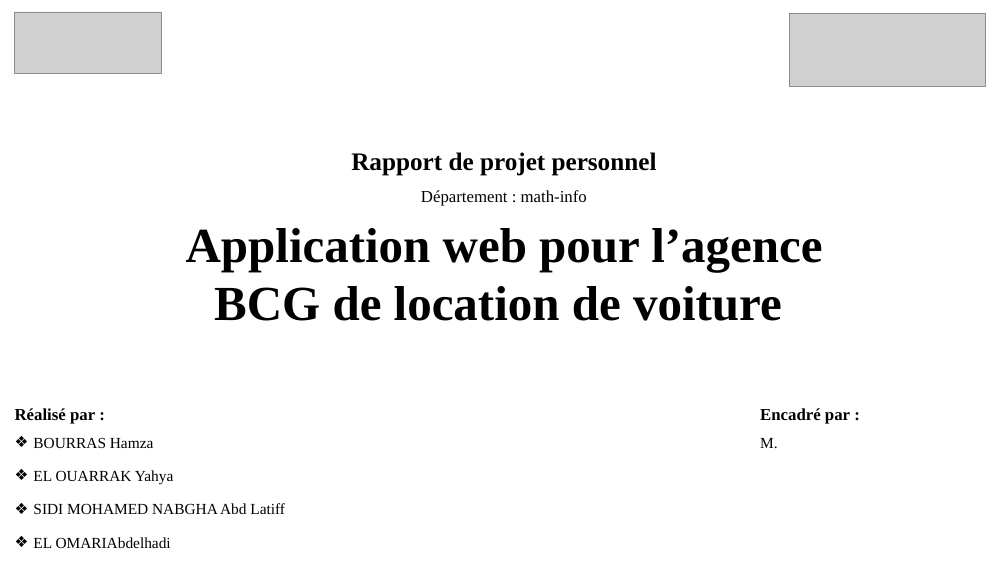
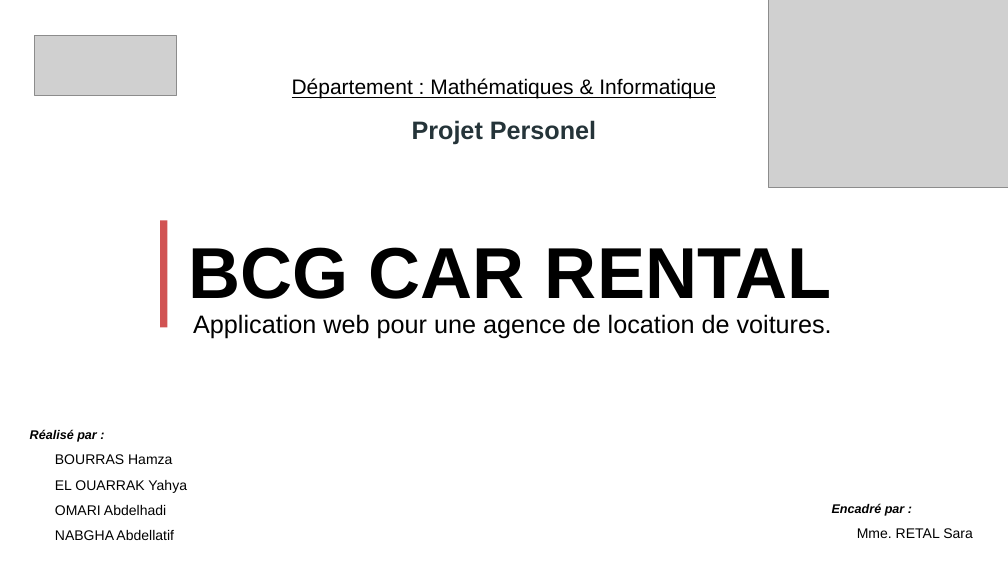
Before and after one commit to HamzaBourras/BCG-Car-Rental, a slide deck: slide 1 of rapport_presentation/bcg_car_presentation.pptx. Drawn at 1008x567 pixels with LibreOffice and Linux fonts; fonts in the diff are those of the drawing; grey boxes stand for pictures; background and template pictures are left out. Boxes give left, top, right and bottom in pixels: in the first picture for what was removed or moved away, otherwise in the second. Text is boxed around its words. In the diff, an @@ line names an element or a change of style, - is before the commit and + after.

```diff
--- a/rapport_presentation/bcg_car_presentation.pptx
+++ b/rapport_presentation/bcg_car_presentation.pptx
@@ picture removed at (15,12,161,73) @@
@@ freeform shape removed at (16,12,62,31) @@
@@ freeform shape removed at (16,12,62,46) @@
@@ picture added at (769,0,1008,187) @@
@@ picture removed at (790,13,985,87) @@
@@ picture added at (35,36,176,96) @@
@@ text added at (292,78,716,145), 30 pt, text #000000, underline @@
+Département : Mathématiques & Informatique
+Projet Personel
@@ text removed at (351,152,657,206) @@
-Rapport de projet personnel
-Département : math-info
@@ line added from (164, 221) to (164, 328), #D15353 10.5 pt @@
@@ text added at (189,247,832,299), 103 pt, text #000000, bold @@
+BCG CAR RENTAL
@@ text at (193,314,832,339): text changed; size 70 to 36 pt; font Times New Roman to Arial; bold off @@
-Application web pour l’agence BCG de location de voiture
+Application web pour une agence de location de voitures.
@@ text removed at (760,408,850,448) @@
-Encadré par :
-M.
@@ text at (30,430,187,493): size 24 to 18 pt, italic on in "Réalisé par :"; font Times New Roman to Arial in "Réalisé par :", "BOURRAS Hamza", "EL OUARRAK Yahya"; size 22 to 20 pt in "BOURRAS Hamza", "EL OUARRAK Yahya"; bullet ❖ to none; list level 1 to 2 in "BOURRAS Hamza"; list level 1 to 2 in "EL OUARRAK Yahya" @@
@@ text "Réalisé par :": place and size @@
-text "Réalisé par :" at (15,408,285,548)
+text "Réalisé par :" at (30,430,187,540)
@@ text at (55,505,174,540): text changed; size 22 to 20 pt; font Times New Roman to Arial @@
-❖ SIDI MOHAMED NABGHA Abd Latiff
-❖ EL OMARIAbdelhadi
+  OMARI Abdelhadi
+  NABGHA Abdellatif
@@ text added at (832,503,973,538), 20 pt, text #000000 @@
+Encadré par :
+  Mme. RETAL Sara
```
Also in this commit, not shown: 1 other slide changed, 15 slides added, 8 other files.
